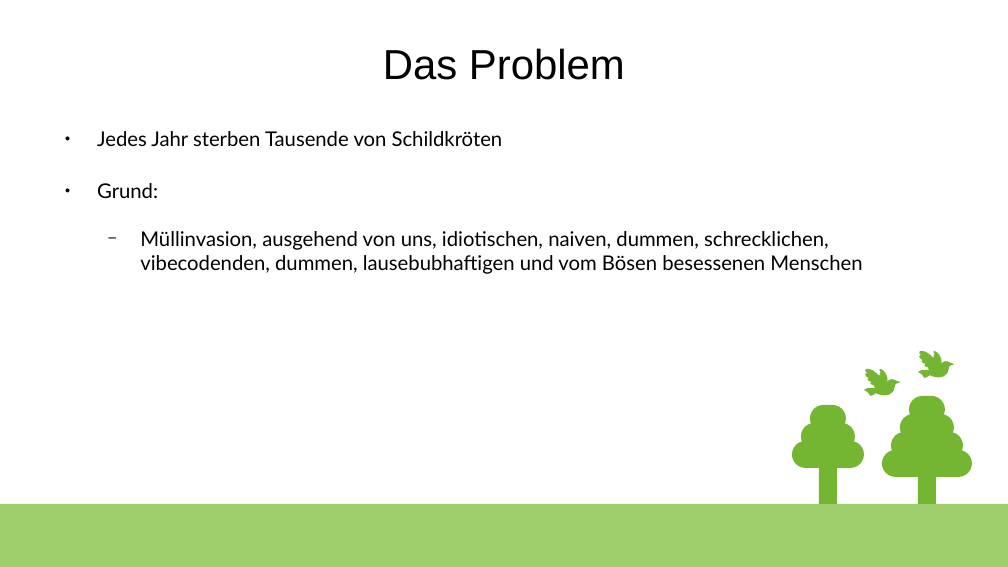
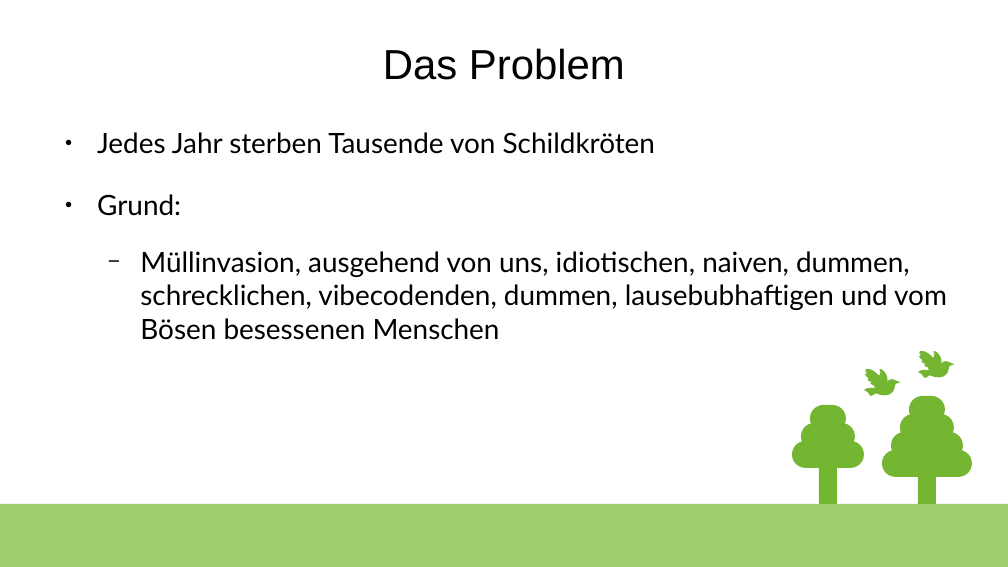
Before and after one commit to ruezomon/hans, a slide deck: slide 2 of presentation.odp. Drawn at 1008x567 pixels with LibreOffice and Linux fonts; fonts in the diff are those of the drawing. Boxes give left, top, right and bottom in pixels: in the first picture for what was removed or moved away, otherwise in the second. Text is boxed around its words. In the diff, an @@ line names an element or a change of style, - is before the commit and + after.

```diff
--- a/presentation.odp
+++ b/presentation.odp
@@ text "Jedes Jahr sterben Tausende von ..." at (97, 132, 947, 340): size 16 to 22 pt @@
```
Also in this commit, not shown: 2 other slides changed, 2 slides added, 2 other files.
